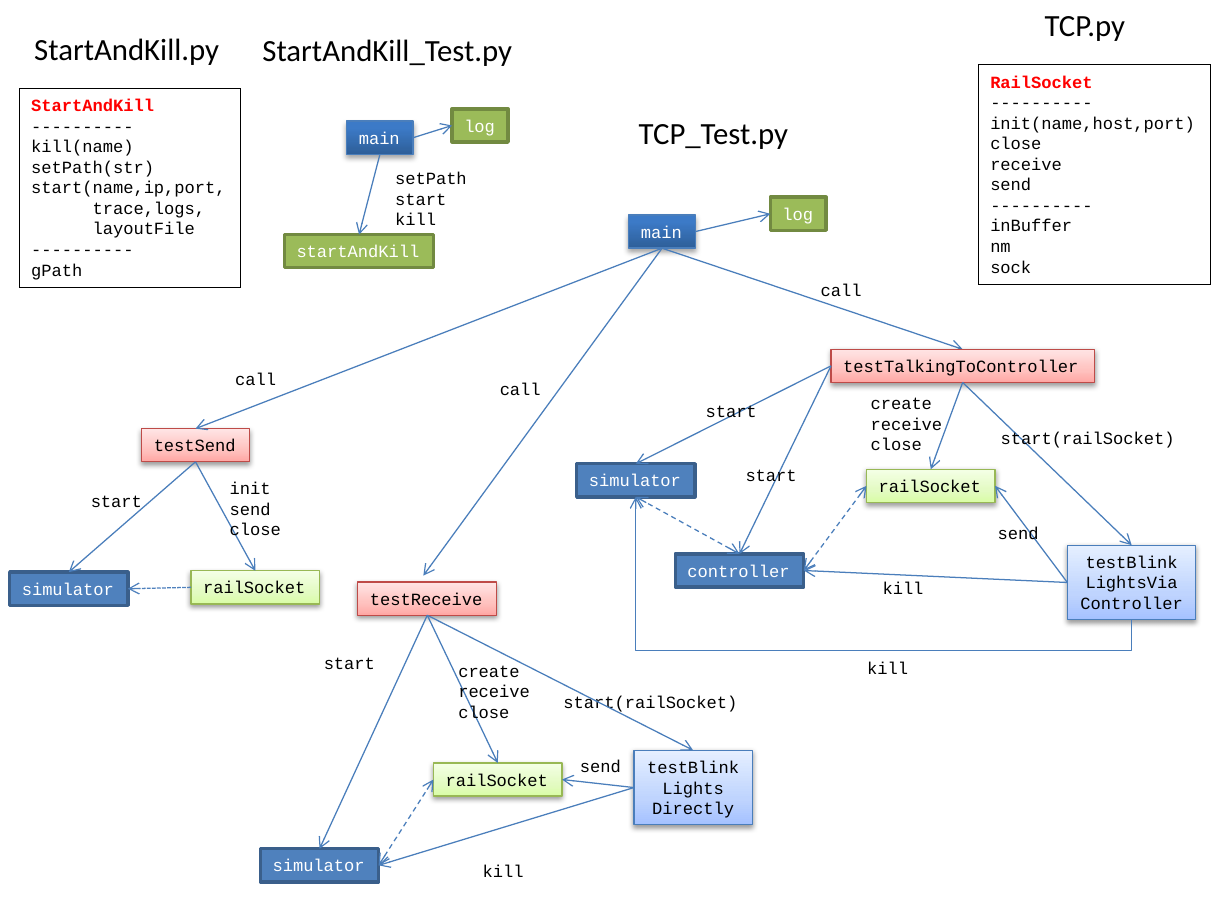
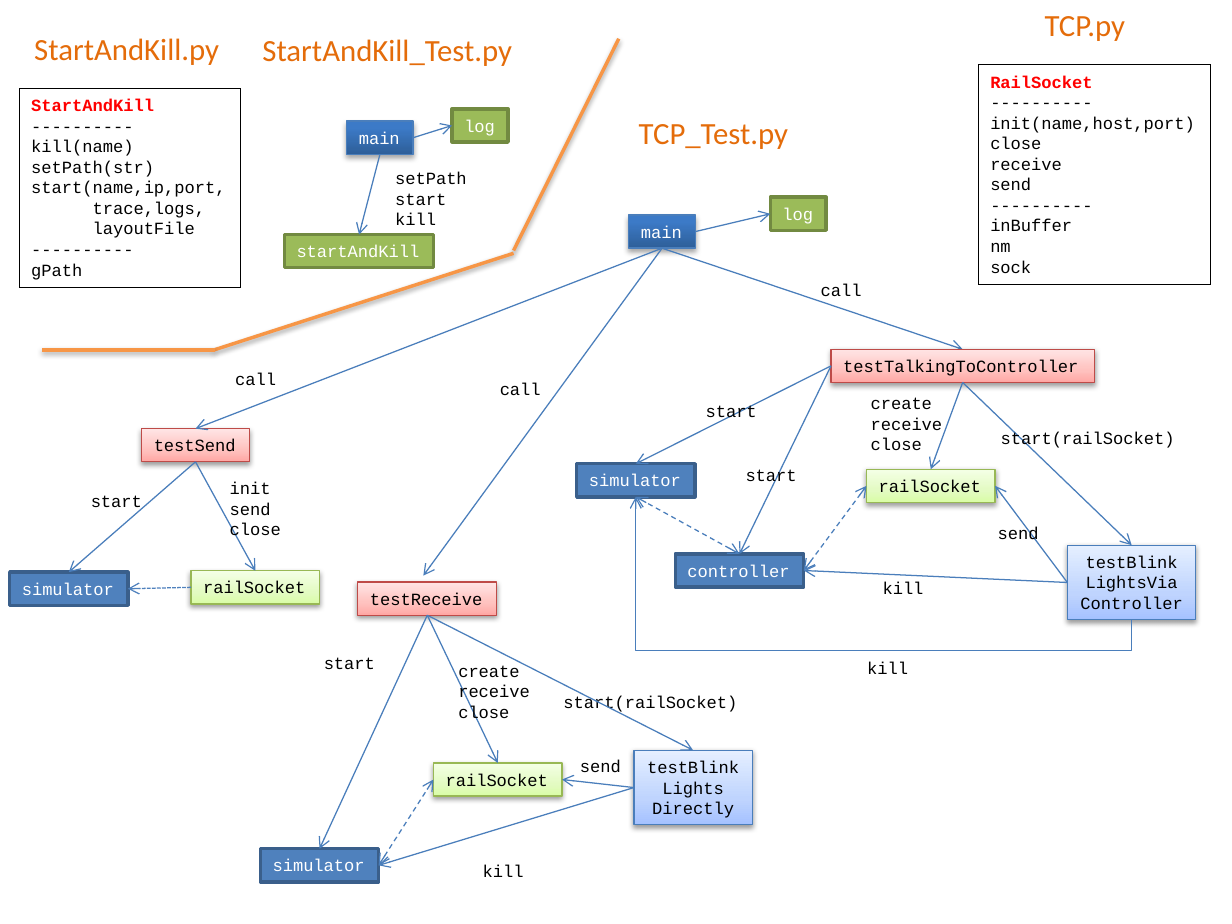
Before and after one commit to mlozborne/motin, a slide deck: slide 4 of Scripting/ScriptingDocumenation/DesignDiagrams.pptx. Drawn at 1232x924 pixels with LibreOffice and Linux fonts; fonts in the diff are those of the drawing. Boxes give left, top, right and bottom in pixels: in the first picture for what was removed or moved away, otherwise in the second. Text is boxed around its words. In the diff, an @@ line names an element or a change of style, - is before the commit and + after.

```diff
--- a/Scripting/ScriptingDocumenation/DesignDiagrams.pptx
+++ b/Scripting/ScriptingDocumenation/DesignDiagrams.pptx
@@ line added from (618, 38) to (514, 250), #F79646 2 pt @@
@@ text colour #000000 to #E46C0A in 4 elements at [34, 38, 219, 65], [262, 39, 512, 66], [1045, 16, 1125, 41], [639, 124, 788, 149] @@
@@ line added from (514, 254) to (213, 350), #F79646 2 pt @@
@@ line added from (214, 350) to (42, 350), #F79646 2 pt @@
```
Also in this commit, not shown: 5 other slides changed, 1 slide added, 1 slide removed, 5 other files.
